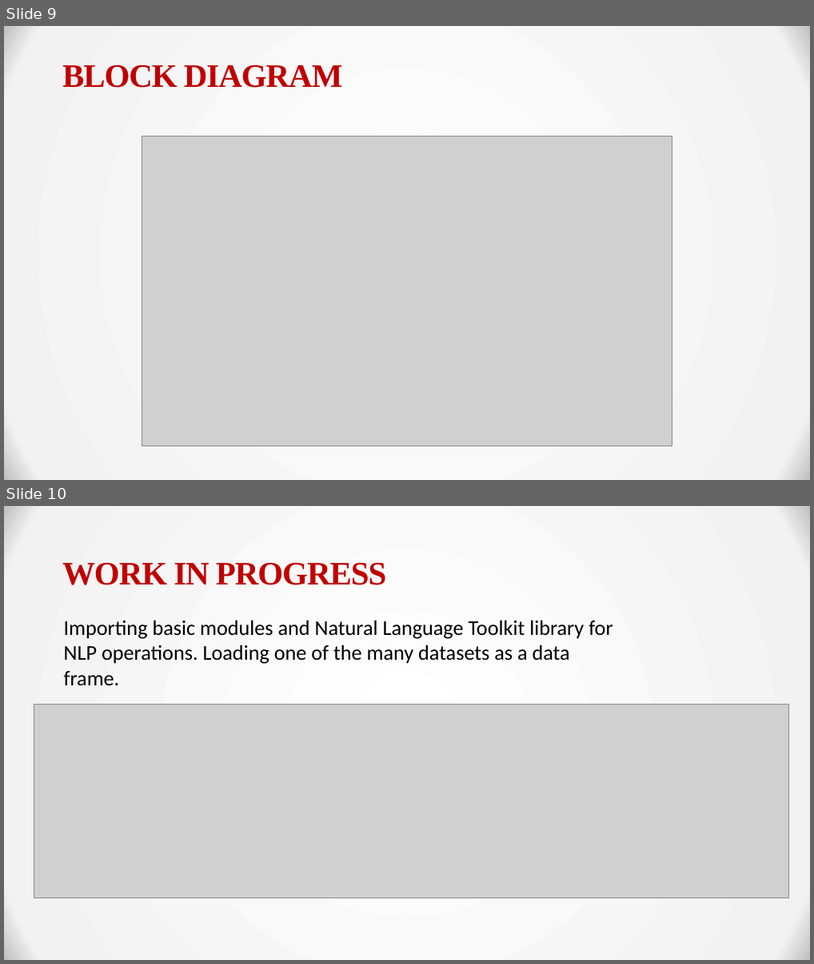
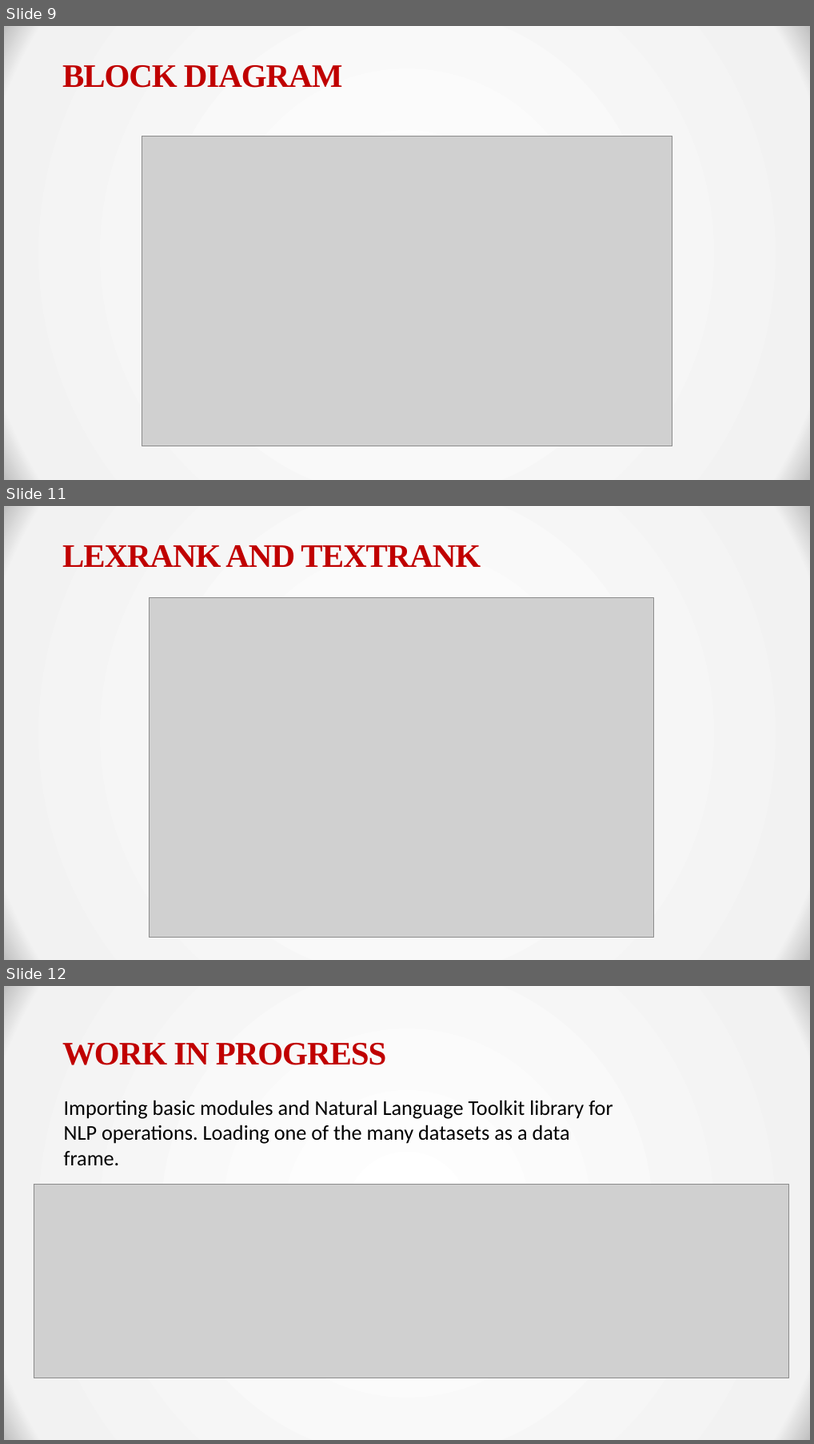
Before and after one commit to RV-Tech-Projects/AutomaticTextSummarization, a slide deck: presentations/Phase2_ppt.pptx. Shown one above the other, each under a label of ours: slides 9 and 10 before the commit, slides 9, 11 and 12 after it; the slides between them are not shown. The pictures are 814x964 and 814x1444 pixels, drawn with LibreOffice and Linux fonts; fonts in the diff are those of the drawing; grey boxes stand for pictures. Boxes give left, top, right and bottom in pixels: in the first picture for what was removed or moved away, otherwise in the second. Text is boxed around its words. In the diff, an @@ line names an element or a change of style, - is before the commit and + after.

```diff
--- a/presentations/Phase2_ppt.pptx
+++ b/presentations/Phase2_ppt.pptx
@@ slide 11 added at (4,506,810,960), background gradient #FFFFFF to #F2F2F2 to #BFBFBF @@
@@ title added at (62,545,481,567), 39 pt, text #C00000, bold @@
+LEXRANK AND TEXTRANK
@@ picture added at (149,598,654,937) @@
@@ what was slide 10 is now slide 12 @@
```
Also in this commit, not shown: 1 other slide added.
